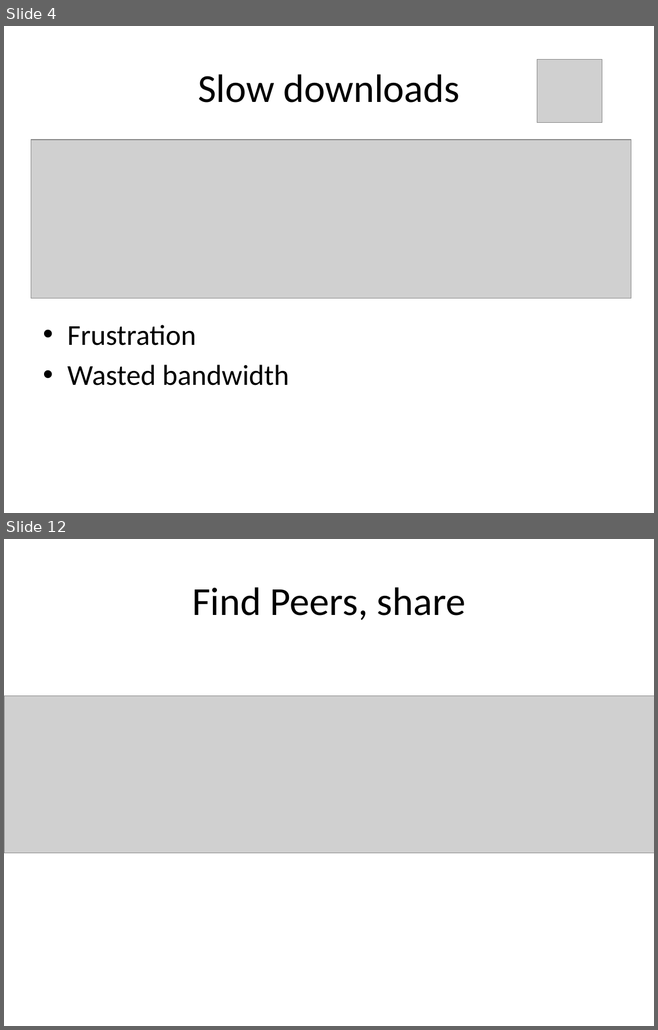
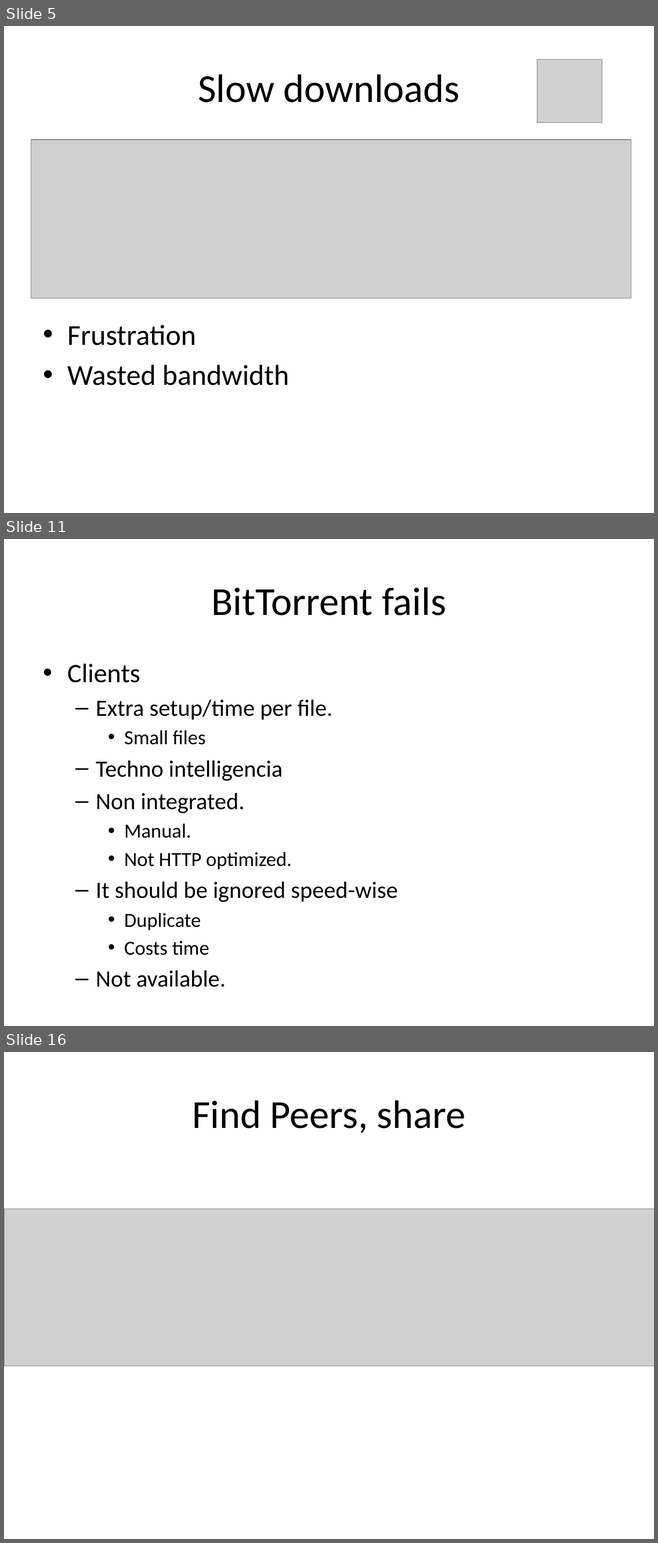
Before and after one commit to rdp/p2pwebclient, a slide deck: thesis_presentation/How to Make the Internet Faster.pptx. Shown one above the other, each under a label of ours: slides 4 and 12 before the commit, slides 5, 11 and 16 after it; the slides between them are not shown. The pictures are 658x1030 and 658x1543 pixels, drawn with LibreOffice and Linux fonts; fonts in the diff are those of the drawing; grey boxes stand for pictures. Boxes give left, top, right and bottom in pixels: in the first picture for what was removed or moved away, otherwise in the second. Text is boxed around its words. In the diff, an @@ line names an element or a change of style, - is before the commit and + after.

```diff
--- a/thesis_presentation/How to Make the Internet Faster.pptx
+++ b/thesis_presentation/How to Make the Internet Faster.pptx
@@ slide 11 added at [4, 539, 654, 1026], background #FFFFFF @@
@@ title added at [212, 587, 445, 616], 44 pt, text #000000 @@
+BitTorrent fails
@@ text added at [67, 664, 397, 955], 25.9 pt, text #000000 @@
+• Clients
+  – Extra setup/time per file.
+    • Small files
+  – Techno intelligencia
+  – Non integrated.
+    • Manual.
+    • Not HTTP optimized.
+  – It should be ignored speed-wise
+    • Duplicate
+    • Costs time
+  – Not available.
@@ what was slide 4 is now slide 5 @@
@@ what was slide 12 is now slide 16 @@
```
Also in this commit, not shown: 7 slides changed, 7 other slides added, 1 slide removed, 2 other files.
